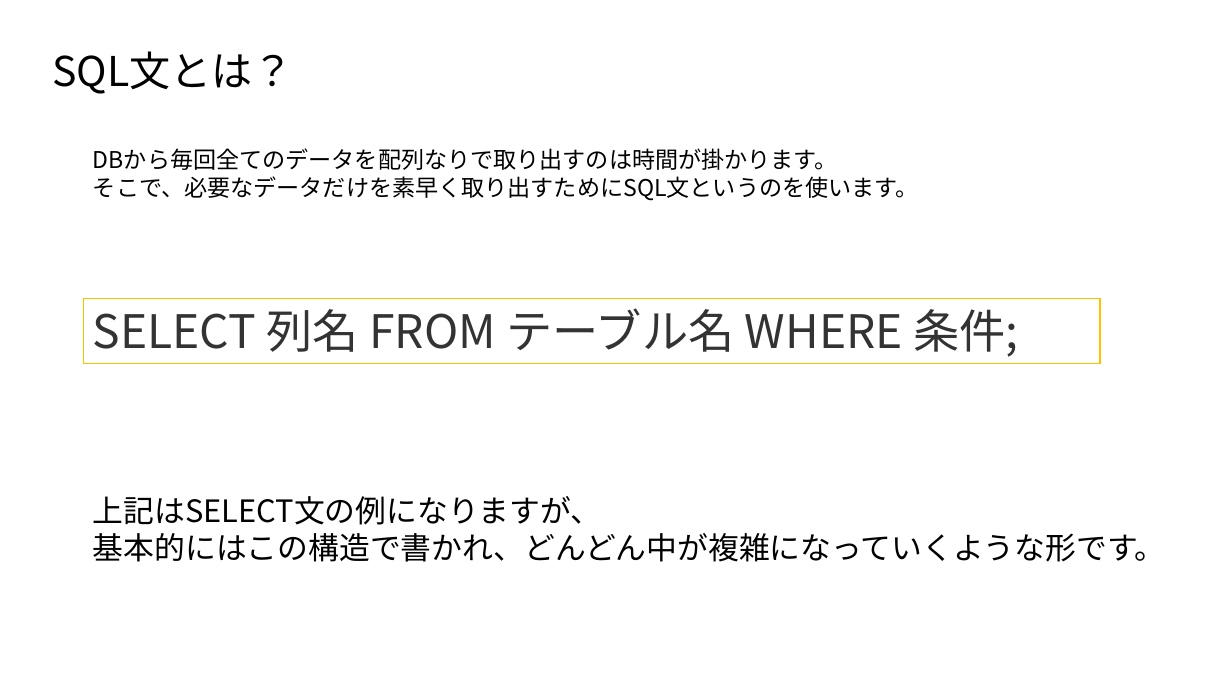
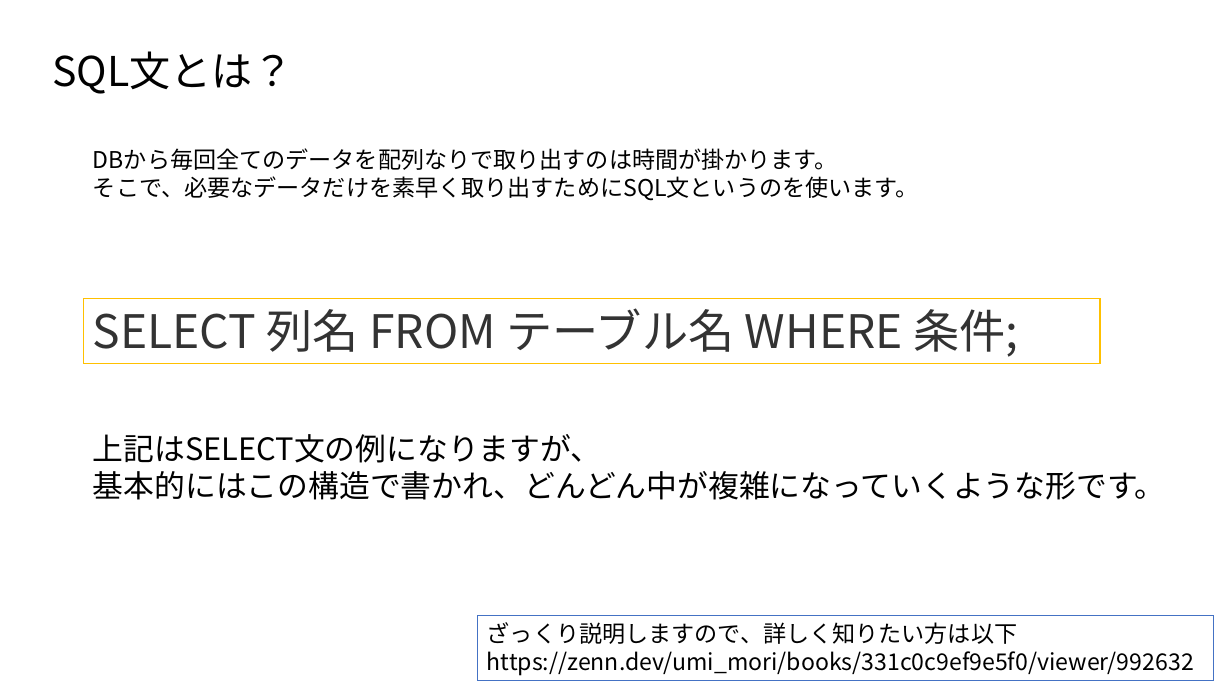
Before and after one commit to MahiroCreative/GameEngineFor2022, a slide deck: slide 7 of 2.SecondSemester/2.ネットワーク通信_データベースの基本.pptx. Drawn at 1232x693 pixels with LibreOffice and Linux fonts; fonts in the diff are those of the drawing. Boxes give left, top, right and bottom in pixels: in the first picture for what was removed or moved away, otherwise in the second. Text is boxed around its words. In the diff, an @@ line names an element or a change of style, - is before the commit and + after.

```diff
--- a/2.SecondSemester/2.ネットワーク通信_データベースの基本.pptx
+++ b/2.SecondSemester/2.ネットワーク通信_データベースの基本.pptx
@@ text "上記はSELECT文の例になりますが、": place and size @@
-text "上記はSELECT文の例になりますが、" at [93, 496, 1166, 562]
+text "上記はSELECT文の例になりますが、" at [93, 434, 1166, 500]
@@ rectangle added at [478, 616, 1214, 681], fill #FFFFFF, outline #4472C4 1 pt, 18 pt, text #000000 @@
+ざっくり説明しますので、詳しく知りたい方は以下
+https://zenn.dev/umi_mori/books/331c0c9ef9e5f0/viewer/992632
```
Also in this commit, not shown: 3 other slides changed, 7 slides added.
